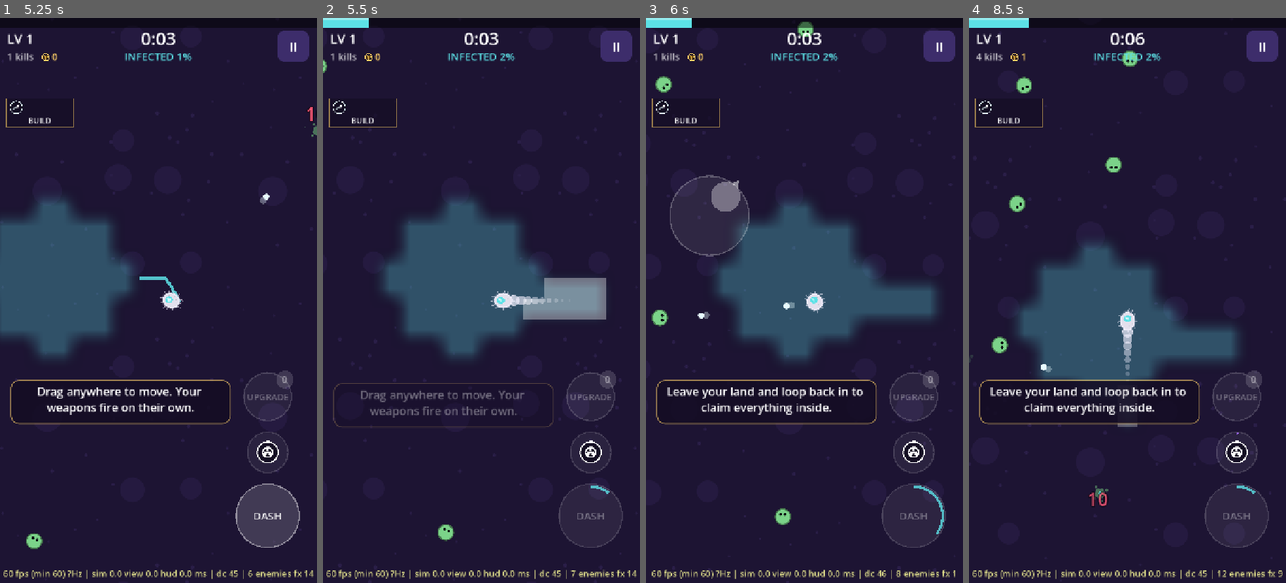
Above: before the commit, frames 1-4 (left to right).
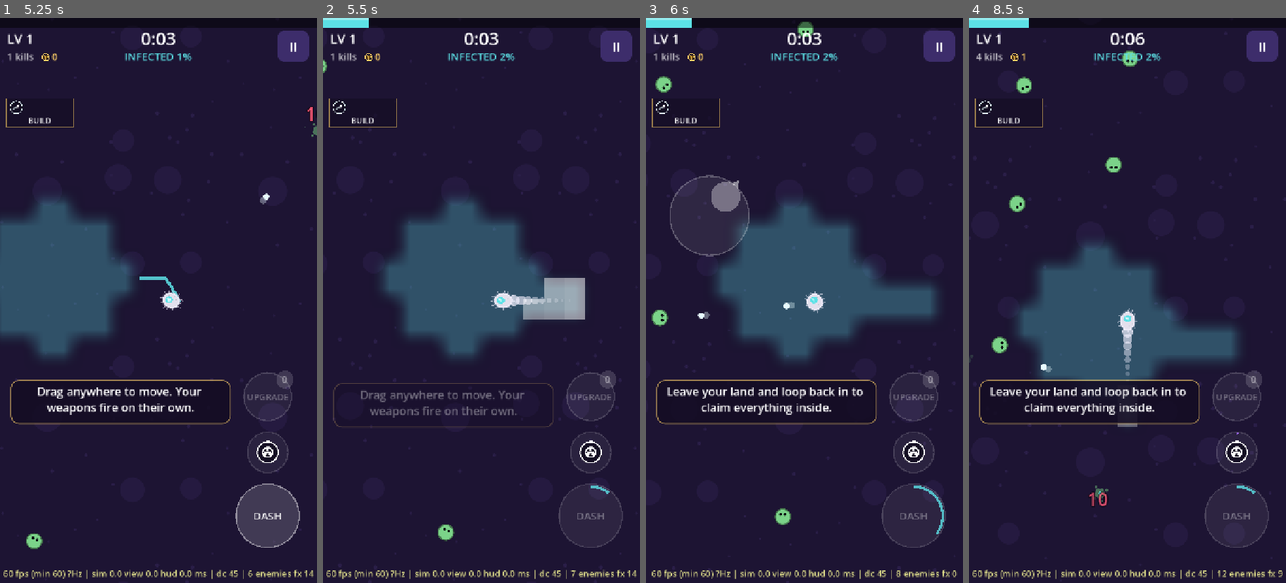
Above: after the commit, the same moments.

Repository: yousufkamran222-code/survivor-lite
Game: Godot game, scene res://scenes/main.tscn
The game is run twice, just before and just after one commit, with the same random seed, the same clock (stepped at 60 frames per second) and the same inputs.
Inputs (mouse positions are in pixels of both pictures, inside the frame that each line leads up to):
- Up to frame 1 (5.25 s): click "PLAY" at 0.5 s; tap Enter at 1.25 s; move the mouse to (228, 272) at 1.27 s; hold D 1.28-2 s; tap 1 at 1.35 s; click (228, 272) at 1.42 s; tap Space at 1.52 s; drag from (95, 328) to (142, 413) at 2.02 s; move the mouse to (190, 176) at 2.77 s; hold D 2.78-3.5 s; tap B at 2.85 s; drag from (158, 294) to (63, 215) at 3.52 s; click "RESUME" at 4.25 s; move the mouse to (253, 385) at 5.02 s; hold A from 5.03 s (still down); tap Tab at 5.1 s
- Up to frame 2 (5.5 s): keep holding A; tap Space at 5.27 s
- Up to frame 3 (6 s): release A at 5.75 s; drag from (709, 215) to (756, 159) at 5.77 s
- Up to frame 4 (8.5 s): move the mouse to (1143, 300) at 6.52 s; hold S 6.53-7.25 s; tap 4 at 6.6 s; click (1143, 300) at 6.67 s; drag from (1079, 159) to (1064, 328) at 7.27 s; move the mouse to (1197, 272) at 8.02 s; hold W from 8.03 s (still down); tap 3 at 8.1 s; tap Space at 8.27 s

Frame 1 is identical in both runs. In frame 2, 1.2% of the frame differs, in the area x 69-90%, y 46-54%; in frame 3, less than 0.1%; in frame 4, less than 0.1%.

Commit message:
Feel round 3: results highlights + gold fly-in, animated Infection claim fill
- Results: HIGHLIGHTS card with damage share per source as growing bars
  (weapons incl. evolved names/colours, allies, towers, dash, land, bombs,
  plague) and chips for biggest hit, best streak and most-killed germ.
  World tags damage by source (_src, damage_by, biggest_hit/src) using
  effective damage (no overkill).
- Gold fly-in: on collect, coins fly along curves into a wallet pill,
  ticking it up with a climbing chime, then continue.
- Infection: claimed land floods outward from where the loop closed (each
  tile flashes as the wave reaches it); view only, World claims instantly.
- Stats/presentation only: sims byte-identical in all 4 modes. 164 tests.

Co-Authored-By: Claude Opus 5.5 <noreply@anthropic.com>
Claude-Session: https://claude.ai/code/session_01Gsp3Vofy7NFve13ayFdCLg

Diff:
--- a/data/balance.json
+++ b/data/balance.json
@@ -289,6 +289,10 @@
     "evolution_seq_s": 1.9,
     "evolution_burst_s": 0.75,
     "evolution_zoom": 0.35,
+    "claim_fill_speed": 1600,
+    "claim_fill_max_s": 0.7,
+    "gold_fly_gap_s": 0.05,
+    "gold_fly_s": 0.45,
     "multikill_min": 6,
     "multikill_shake": 0.6,
     "multikill_shake_max": 7,
--- a/scripts/core/world.gd
+++ b/scripts/core/world.gd
@@ -201,7 +201,11 @@
 var _ally_tick := 0.0
 var damage_dealt := 0.0  # all damage to hostiles this run (sim / tuning stat)
 var ally_damage := 0.0  # the part of it dealt by Swarm allies
-var _src_ally := false  # set while an ally is the one dealing damage
+var _src := "other"  # who is dealing damage right now (set per system; see damage_by)
+const BULLET_SRC := ["bolt", "allies", "towers"]  # b_ally value -> damage source
+var damage_by := {}  # source -> effective damage this run (bolt/orbit/nova/chain/allies/towers/dash/land/bomb/outbreak/other)
+var biggest_hit := 0.0
+var biggest_src := ""
 var _max_er := 72.0
 
 # --- Nucleus mode (tower defence; off unless balance.defense.enabled) ---
@@ -292,7 +296,9 @@
 	if p_down > 0.0:
 		_update_down(dt)
 	else:
+		_src = "dash"  # Lunge and the Afterimage decoy hit from here
 		_update_player(dt, move)
+		_src = "other"
 	if order_cd > 0.0:
 		order_cd = maxf(order_cd - dt, 0.0)
 	if streak > 0:
@@ -306,7 +312,9 @@
 			outbreak_t = 0.0
 			_emit({"type": "outbreak_end"})
 	if terr != null:
+		_src = "land"
 		_update_territory(dt)
+		_src = "other"
 	if def_on:
 		_update_pads(dt)
 		_update_waves(dt)
@@ -318,13 +326,18 @@
 	_update_enemies(dt)
 	if ally_count > 0:
 		_update_ally_combat(dt)
+	_src = "outbreak"
 	_update_plague(dt)
+	_src = "other"
 	if p_down <= 0.0:
 		_update_weapons(dt)
+		_src = "other"
 	else:
 		orbit_points.clear()
 	if def_on:
+		_src = "towers"
 		_update_towers(dt)
+		_src = "other"
 	_update_bullets(dt)
 	_update_enemy_shots(dt)
 	_process_dead()
@@ -335,7 +348,9 @@
 		_update_core(dt)
 	if p_down <= 0.0:
 		_update_gems(dt)
+		_src = "bomb"
 		_update_pickups()
+		_src = "other"
 	if pending_levelups > 0 and state == "playing" and not _banking():
 		_open_levelup()
 
@@ -460,7 +475,9 @@
 		if enemy_defs[e_type[i]].behavior == "boss":
 			e_knock[i] += (e_pos[i] - p_pos).normalized() * 400.0
 		else:
+			_src = "revive"  # not shown in the results' damage breakdown
 			_damage(i, 1.0e6, Vector2.ZERO, false)
+			_src = "other"
 	s_pos.clear(); s_vel.clear(); s_life.clear(); s_dmg.clear()
 	_process_dead()
 	_emit({"type": "nova", "pos": p_pos, "radius": r})
@@ -909,10 +926,15 @@
 		amount *= 1.0 + float(stats.get("hive", 0.0)) * ally_count
 	if outbreak_t > 0.0:
 		amount *= float(bal.outbreak.damage_mult)
+	var eff := minf(amount, e_hp[i])  # effective damage (no overkill)
 	e_hp[i] -= amount
-	damage_dealt += amount
-	if _src_ally:
-		ally_damage += amount
+	damage_dealt += eff
+	damage_by[_src] = float(damage_by.get(_src, 0.0)) + eff
+	if amount > biggest_hit and amount < 1.0e5:  # 1e6 = instant kills (bomb, revive)
+		biggest_hit = amount
+		biggest_src = _src
+	if _src == "allies":
+		ally_damage += eff
 	if flash:
 		e_flash[i] = float(bal.juice.flash_s)
 	var resist := float(d.get("knock_resist", 0.0))
@@ -958,6 +980,7 @@
 	dt *= _frenzy_speed()  # Outbreak: weapons recharge (and orbit) faster
 	for id in wstats:
 		var w: Dictionary = wstats[id]
+		_src = id
 		match id:
 			"bolt":
 				cooldowns[id] -= dt
@@ -1114,9 +1137,9 @@
 				if e_hp[j] <= 0.0 or hits.has(e_uid[j]):
 					continue
 				hits[e_uid[j]] = true
-				_src_ally = b_ally[i] == 1
+				_src = BULLET_SRC[b_ally[i]]
 				_damage(j, b_dmg[i], b_vel[i].normalized() * b_knock[i])
-				_src_ally = false
+				_src = "other"
 				if b_pierce[i] <= 0:
 					gone = true
 					break
@@ -1811,9 +1834,9 @@
 		var j: int = hits[0]
 		var mine: Dictionary = enemy_defs[e_type[i]]
 		var theirs: Dictionary = enemy_defs[e_type[j]]
-		_src_ally = true
+		_src = "allies"
 		_damage(j, float(mine.damage) * power * tick, (e_pos[j] - e_pos[i]).normalized() * knock, false)
-		_src_ally = false
+		_src = "other"
 		var taken := float(theirs.damage) * hostile_mult * tick
 		if e_elite[j] == 1:
 			taken *= float(data.waves.elites.damage_mult)
@@ -2236,6 +2259,8 @@
 	var frac := float(pl.volatile_frac) + float(pl.volatile_frac_per_level) * lv
 	var radius := float(pl.volatile_radius) + float(pl.volatile_radius_per_level) * lv
 	var max_gen := int(pl.volatile_chain)
+	var prev := _src
+	_src = "dash"
 	for b in bursts:
 		var pos: Vector2 = b[0]
 		var dmg := float(b[1]) * frac
@@ -2247,6 +2272,7 @@
 			_damage(i, dmg, (e_pos[i] - pos).normalized() * 160.0, false)
 			if e_hp[i] <= 0.0 and gen < max_gen:
 				_volatile[e_uid[i]] = gen + 1
+	_src = prev
 	_process_dead()
 
 
--- a/scripts/game/main.gd
+++ b/scripts/game/main.gd
@@ -42,6 +42,9 @@
 var _touch_index := -1
 var _evo_moments: Array = []  # evolutions from the open chest, celebrated on close
 var _evo_seq: Dictionary = {}  # the evolution sequence playing now (empty = none)
+var _results_wallet: Control  # results: wallet pill the gold flies into
+var _results_gold_icon: Control
+var _collecting := false
 var _pickup_chain := 0  # gems collected in quick succession (pitch ladder)
 var _pickup_ms := 0
 var _life_best_streak := 0  # lifetime best at run start (for the NEW BEST STREAK call-out)
@@ -1190,7 +1193,7 @@
 	grid.columns = 2
 	grid.add_theme_constant_override("h_separation", 20)
 	grid.add_theme_constant_override("v_separation", 6)
-	var rows := [["Time", UiKit.fmt_time(world.time)], ["Level", str(world.level)], ["Kills", str(world.kills)], ["Best streak", "x%d" % world.best_streak]]
+	var rows := [["Time", UiKit.fmt_time(world.time)], ["Level", str(world.level)], ["Kills", str(world.kills)]]
 	if world.terr != null:
 		rows.append(["Dish infected", "%d%%" % roundi(world.terr.infected_fraction() * 100.0)])
 	if world.conv_on:
@@ -1213,6 +1216,7 @@
 		grid.add_child(v)
 	card.add_child(grid)
 	col.add_child(card)
+	col.add_child(_highlights_card(animate))
 	# Score (counts up), NEW BEST stamp.
 	var score_row := HBoxContainer.new()
 	score_row.alignment = BoxContainer.ALIGNMENT_CENTER
@@ -1256,10 +1260,23 @@
 	var gold_row := HBoxContainer.new()
 	gold_row.alignment = BoxContainer.ALIGNMENT_CENTER
 	gold_row.add_theme_constant_override("separation", 10)
-	gold_row.add_child(UpgradeIcon.make("gold", pal.gem_large, 52))
+	var gold_icon := UpgradeIcon.make("gold", pal.gem_large, 52)
+	gold_row.add_child(gold_icon)
 	var gold := UiKit.label("", 52, pal.gem_large)
 	gold.autowrap_mode = TextServer.AUTOWRAP_OFF
 	gold_row.add_child(gold)
+	_results_gold_icon = gold_icon
+	# Wallet (top-right): the run's gold flies into it on collect.
+	if is_instance_valid(_results_wallet):
+		_results_wallet.queue_free()
+	var wallet := _gold_pill()
+	wallet.set_anchors_preset(Control.PRESET_TOP_RIGHT)
+	wallet.grow_horizontal = Control.GROW_DIRECTION_BEGIN
+	wallet.offset_left = -28.0
+	wallet.offset_right = -28.0
+	wallet.offset_top = 30.0
+	_results[0].add_child(wallet)
+	_results_wallet = wallet
 	col.add_child(gold_row)
 	if animate or gold_from > 0:
 		UiKit.count_up(gold, gold_from, _results_gold, 0.9, "+%d gold", t + (0.6 if animate else 0.0), 1.3)
@@ -1289,6 +1306,14 @@
 
 
 func _collect(again: bool) -> void:
+	if _collecting:
+		return
+	if _results_gold > 0 and is_instance_valid(_results_wallet) and is_instance_valid(_results_gold_icon):
+		_collecting = true
+		await _gold_fly_in(_results_gold)
+		_collecting = false
+	if is_instance_valid(_results_wallet):
+		_results_wallet.queue_free()
 	Save.profile.add_gold(_results_gold, Save.now())
 	_results_gold = 0
 	Save.write()
@@ -1299,6 +1324,148 @@
 		Ads.show_interstitial("between_runs", next)
 	else:
 		next.call()
+
+
+## Collect: coins fly one by one from the run's gold into the wallet pill,
+## each landing ticks the wallet up with a climbing chime and a punch.
+func _gold_fly_in(amount: int) -> void:
+	var root: Control = _results[0]
+	var from := _results_gold_icon.get_global_rect().get_center() - root.get_global_rect().position
+	var wl: Label = _results_wallet.find_children("*", "Label", true, false)[0]
+	var to := _results_wallet.get_global_rect().get_center() - root.get_global_rect().position + Vector2(-50, 0)
+	var start := Save.gold
+	var n := clampi(amount / 4, 6, 18)
+	var gap := float(bal.juice.get("gold_fly_gap_s", 0.05))
+	var fly := float(bal.juice.get("gold_fly_s", 0.45))
+	_results_wallet.pivot_offset = _results_wallet.size / 2.0
+	for k in n:
+		var coin := UpgradeIcon.make("gold", pal.ui_accent, 34)
+		coin.position = from - Vector2(17, 17) + Vector2(randf_range(-30, 30), randf_range(-12, 12))
+		root.add_child(coin)
+		var mid := (coin.position + to) / 2.0 + Vector2(randf_range(-120, 120), -160.0)
+		var p0 := coin.position
+		var p2 := to - Vector2(17, 17)
+		var tw := coin.create_tween()
+		tw.tween_interval(gap * k)
+		tw.tween_method(func(q: float) -> void:  # curved flight (quadratic Bezier)
+			coin.position = p0.lerp(mid, q).lerp(mid.lerp(p2, q), q), 0.0, 1.0, fly).set_trans(Tween.TRANS_SINE).set_ease(Tween.EASE_IN)
+		var share := start + int(round(float(amount) * (k + 1) / n))
+		var last := k == n - 1
+		tw.tween_callback(func() -> void:
+			wl.text = str(share)
+			Sfx.play("pickup", 0.0, 1.0 + 0.05 * k)
+			_results_wallet.scale = Vector2(1.15, 1.15)
+			_results_wallet.create_tween().tween_property(_results_wallet, "scale", Vector2.ONE, 0.12)
+			if last:
+				Sfx.play("upgrade", 0.0, 1.1)
+				Sfx.vibrate(30)
+			coin.queue_free())
+	await get_tree().create_timer(gap * n + fly + 0.35).timeout
+
+
+## Results highlights: damage share per weapon/source as animated bars, plus
+## chips for the biggest hit, the best streak and the most-killed germ.
+const DMG_LABELS := {"allies": ["Swarm allies", "mode_swarm"], "towers": ["Towers", "mode_nucleus"], "dash": ["Dash", "lunge"],
+	"land": ["Infected land", "mode_infection"], "bomb": ["Bombs", "volatile"], "outbreak": ["Plague", "outbreak"]}
+
+
+func _dmg_label(src: String) -> Array:
+	if world.upgrade_defs.has(src):
+		var nm: String = world.upgrade_defs[src].name
+		if world.evolved.has(src) and _evo_by_weapon.has(src):
+			nm = _evo_by_weapon[src].name
+		return [nm, src, world.evolved.has(src)]
+	var l: Array = DMG_LABELS.get(src, [src.capitalize(), "outbreak"])
+	return [l[0], l[1], false]
+
+
+func _highlights_card(animate: bool) -> Control:
+	var card := UiKit.panel(Color("#2a1f4a"), Color(pal.ui_accent, 0.25), 22, 16)
+	var v := VBoxContainer.new()
+	v.add_theme_constant_override("separation", 8)
+	card.add_child(v)
+	var head := UiKit.label("HIGHLIGHTS", 22, pal.ui_accent)
+	head.horizontal_alignment = HORIZONTAL_ALIGNMENT_LEFT
+	v.add_child(head)
+	var rows := []
+	var total := 0.0
+	for src in world.damage_by:
+		if src in ["revive", "other"]:
+			continue
+		total += float(world.damage_by[src])
+		rows.append([src, float(world.damage_by[src])])
+	rows.sort_custom(func(a: Array, b: Array) -> bool: return a[1] > b[1])
+	var k := 0
+	for r in rows:
+		var share: float = r[1] / maxf(total, 1.0)
+		if share < 0.01 or k >= 5:
+			continue
+		var lab := _dmg_label(r[0])
+		var row := HBoxContainer.new()
+		row.add_theme_constant_override("separation", 10)
+		row.add_child(UpgradeIcon.make(lab[1], IconArt.color_for(world.upgrade_defs.get(r[0], {"id": r[0]})), 34, lab[2]))
+		var nm := UiKit.label(lab[0], 20, pal.text)
+		nm.autowrap_mode = TextServer.AUTOWRAP_OFF
+		nm.horizontal_alignment = HORIZONTAL_ALIGNMENT_LEFT
+		nm.custom_minimum_size = Vector2(190, 0)
+		nm.clip_text = true
+		row.add_child(nm)
+		var bar := Control.new()
+		bar.size_flags_horizontal = Control.SIZE_EXPAND_FILL
+		bar.custom_minimum_size = Vector2(0, 16)
+		bar.size_flags_vertical = Control.SIZE_SHRINK_CENTER
+		var bg := ColorRect.new()
+		bg.color = Color(0, 0, 0, 0.35)
+		bg.set_anchors_preset(Control.PRESET_FULL_RECT)
+		bar.add_child(bg)
+		var fill := ColorRect.new()
+		fill.color = _wcolor_ui(r[0])
+		fill.anchor_bottom = 1.0
+		fill.anchor_right = 0.0 if animate else share
+		bar.add_child(fill)
+		row.add_child(bar)
+		var pct := UiKit.label("%d%%" % roundi(share * 100.0), 20, pal.text)
+		pct.autowrap_mode = TextServer.AUTOWRAP_OFF
+		pct.custom_minimum_size = Vector2(56, 0)
+		pct.horizontal_alignment = HORIZONTAL_ALIGNMENT_RIGHT
+		row.add_child(pct)
+		v.add_child(row)
+		if animate:
+			var tw := fill.create_tween()
+			tw.tween_interval(0.3 + 0.12 * k)
+			tw.tween_property(fill, "anchor_right", share, 0.5).set_trans(Tween.TRANS_CUBIC).set_ease(Tween.EASE_OUT)
+		k += 1
+	var chips := HFlowContainer.new()
+	chips.add_theme_constant_override("h_separation", 8)
+	chips.add_theme_constant_override("v_separation", 8)
+	if world.biggest_hit > 0.0:
+		chips.add_child(UiKit.chip("Biggest hit %d  (%s)" % [roundi(world.biggest_hit), _dmg_label(world.biggest_src)[0]], Color("#ff5a7a"), Color(0.1, 0.05, 0.1), 18))
+	if world.best_streak > 0:
+		chips.add_child(UiKit.chip("Best streak x%d" % world.best_streak, Color("#5ce1e6"), Color(0.05, 0.08, 0.12), 18))
+	var top := ""
+	var top_n := 0
+	for e in world.kills_by_type:
+		if int(world.kills_by_type[e]) > top_n:
+			top_n = int(world.kills_by_type[e])
+			top = e
+	if top != "":
+		var ename := top
+		for e in data.enemies:
+			if e.id == top:
+				ename = e.name
+		chips.add_child(UiKit.chip("Most killed: %s x%d" % [ename, top_n], Color("#7bd389"), Color(0.05, 0.1, 0.06), 18))
+	v.add_child(chips)
+	if animate:
+		UiKit.fade_in(chips, 0.9)
+	return card
+
+
+func _wcolor_ui(src: String) -> Color:
+	if world.upgrade_defs.has(src):
+		if world.evolved.has(src) and _evo_by_weapon.has(src):
+			return GameData.color(_evo_by_weapon[src].get("color", "#ffd166"))
+		return IconArt.color_for(world.upgrade_defs[src])
+	return {"allies": pal.player_nucleus, "towers": pal.core, "dash": IconArt.COLORS.dash, "land": pal.player_nucleus, "bomb": pal.enemy_shot, "outbreak": pal.outbreak}.get(src, Color.WHITE)
 
 
 # ------------------------------------------------------------------ pause
--- a/scripts/game/world_view.gd
+++ b/scripts/game/world_view.gd
@@ -47,6 +47,12 @@
 var _terr_img: Image
 var _terr_tex: ImageTexture
 var _land_color := Color(0.36, 0.88, 0.9, 0.3)
+# Animated claim fill (Infection): newly claimed tiles appear in a wave that
+# spreads from where the loop closed (juice.claim_fill_speed px/s, capped at
+# claim_fill_max_s), each flashing white as the wave reaches it.
+var _claim_pending := {}  # tile -> view time it appears
+var _claim_wave: Array = []  # [tile, age] of tiles that just appeared (flash)
+var _view_t := 0.0
 var _blob_scale := 1.0
 var _core_flash := 0.0
 var digits: DigitAtlas  # set by Main; baked digits for damage numbers
@@ -136,6 +142,8 @@
 	world = w
 	_seq_zoom = 0.0
 	_seq_glow = 0.0
+	_claim_pending.clear()
+	_claim_wave.clear()
 	_terr_tex = null
 	if w.terr != null:
 		# One pixel per tile; linear filtering softens edges into a "culture".
@@ -233,7 +241,15 @@
 						add_shake(float(juice.shake_bomb))
 						_add_fx({"kind": "ring", "pos": world.p_pos, "r": float(bal.pickups.bomb_radius), "life": 0.5, "color": pal.enemy_shot}, max_fx + 4)
 			"claim":
-				_add_fx({"kind": "claim", "cells": ev.cells, "life": 0.5}, max_fx + 4)
+				var t := world.terr
+				var speed := maxf(float(juice.get("claim_fill_speed", 1600.0)), 1.0)
+				var cap := float(juice.get("claim_fill_max_s", 0.7))
+				var far := 1.0
+				for i: int in ev.cells:
+					far = maxf(far, t.center_of(i).distance_to(world.p_pos))
+				var k_scale := minf(1.0, cap * speed / far)  # big loops: same wave, a bit faster
+				for i: int in ev.cells:
+					_claim_pending[i] = _view_t + t.center_of(i).distance_to(world.p_pos) * k_scale / speed
 				add_shake(minf(3.0 + ev.tiles * 0.05, 12.0))
 			"level_gained":
 				_add_fx({"kind": "ring", "pos": world.p_pos, "r": 70.0, "life": 0.35, "color": pal.ui_accent}, max_fx + 4)
@@ -405,6 +421,17 @@
 	add_shake(8.0)
 
 
+## The claim wave's front: each tile flashes white for a moment as it appears.
+func _draw_claim_wave(ci: CanvasItem) -> void:
+	if _claim_wave.is_empty() or world.terr == null:
+		return
+	var t := world.terr
+	var half := Vector2.ONE * t.cell * 0.5
+	for w in _claim_wave:
+		var k: float = w[1] / 0.3
+		ci.draw_rect(Rect2(t.center_of(w[0]) - half, half * 2.0), Color(1, 1, 1, 0.55 * (1.0 - k)))
+
+
 ## Short zoom-in for a big moment (decays at juice.cam_punch_decay per s).
 func add_zoom_punch(amount: float) -> void:
 	_zoom_punch = maxf(_zoom_punch, amount * float(juice.get("cam_punch_mult", 1.0)))
@@ -452,6 +479,14 @@
 			f.pos += f.vel * delta
 		i += 1
 	_hurt_t = maxf(0.0, _hurt_t - delta)
+	_view_t += delta
+	var wi := 0
+	while wi < _claim_wave.size():
+		_claim_wave[wi][1] += delta
+		if _claim_wave[wi][1] >= 0.3:
+			_claim_wave.remove_at(wi)
+		else:
+			wi += 1
 	_nova_flash = maxf(0.0, _nova_flash - delta * 4.0)
 	_chain_flash = maxf(0.0, _chain_flash - delta * 8.0)
 	_spark_t -= delta
@@ -522,10 +557,27 @@
 
 func _draw_territory() -> void:
 	var t := world.terr
+	var changed := false
 	if not t.dirty.is_empty():
 		for i in t.dirty:
-			_terr_img.set_pixel(i % t.n, i / t.n, _land_color if t.tiles[i] == Territory.OWNED else Color(0, 0, 0, 0))
+			var owned := t.tiles[i] == Territory.OWNED
+			if owned and _claim_pending.has(i):
+				continue  # shown when the claim wave reaches it
+			_claim_pending.erase(i)
+			_terr_img.set_pixel(i % t.n, i / t.n, _land_color if owned else Color(0, 0, 0, 0))
 		t.dirty.clear()
+		changed = true
+	if not _claim_pending.is_empty():
+		for i: int in _claim_pending.keys():
+			if _claim_pending[i] > _view_t:
+				continue
+			_claim_pending.erase(i)
+			if t.tiles[i] == Territory.OWNED:
+				_terr_img.set_pixel(i % t.n, i / t.n, _land_color)
+				if _claim_wave.size() < 400:
+					_claim_wave.append([i, 0.0])
+				changed = true
+	if changed:
 		_terr_tex.update(_terr_img)
 	draw_texture_rect(_terr_tex, Rect2(t.origin, Vector2.ONE * t.cell * t.n), false)
 	_draw_rim(t.radius)
@@ -744,6 +796,7 @@
 		if orbit_evo:
 			ci.draw_circle(p, world.orbit_size * 0.45, Color(1, 1, 1, 0.85))
 	_draw_player(ci)
+	_draw_claim_wave(ci)
 	for f in fx:
 		var k: float = f.t / f.life
 		match f.kind:
@@ -769,12 +822,6 @@
 						ci.draw_polyline(seg, Color(1, 1, 1, 1.0 - k), 2.0)
 					else:
 						ci.draw_polyline(seg, Color(c, 1.0 - k), 4.0)
-			"claim":
-				if world.terr != null:
-					var t := world.terr
-					var c := Color(1, 1, 1, 0.45 * (1.0 - k))
-					for i: int in f.cells:
-						ci.draw_rect(Rect2(t.center_of(i) - Vector2.ONE * t.cell * 0.5, Vector2.ONE * t.cell), c)
 			"num":
 				if digits == null or not digits.baked:
 					var pos: Vector2 = f.pos + Vector2(0, -40.0 * k)
--- a/tests/test_world.gd
+++ b/tests/test_world.gd
@@ -375,3 +375,36 @@
 			from = ev.from
 	check(from != Vector2.INF, "hurt carries a source")
 	check(from.x > w.p_pos.x, "from the germ's side")
+
+
+func test_damage_is_tracked_by_source_without_overkill() -> void:
+	var w := World.new(GameData.apply_mode(data(), "classic"), 2)
+	w.emit_events = false
+	w._add_enemy("grunt", w.p_pos + Vector2(300, 0))
+	var hp := w.e_hp[0]
+	w._src = "bolt"
+	w._damage(0, hp * 0.5, Vector2.ZERO, false)
+	w._src = "nova"
+	w._damage(0, 1.0e6, Vector2.ZERO, false)
+	w._src = "other"
+	check_near(float(w.damage_by.bolt), hp * 0.5, 0.01)
+	check_near(float(w.damage_by.nova), hp * 0.5, 0.01, "only the HP that was left counts")
+	check_near(w.biggest_hit, hp * 0.5, 0.01, "instant kills don't count as the biggest hit")
+	check_eq(w.biggest_src, "bolt")
+
+
+func test_weapons_tag_their_damage() -> void:
+	var w := World.new(GameData.apply_mode(data(), "classic"), 4)
+	w.emit_events = false
+	w.bal.debug.invincible = true
+	w.owned["nova"] = 1
+	w._recompute_stats()
+	for f in int(20.0 * 60):
+		if w.state == "levelup":
+			w.close_levelup()
+		elif w.state == "chest":
+			w.close_chest()
+		w.step(1.0 / 60.0, Vector2(1, 0))
+	check(float(w.damage_by.get("bolt", 0.0)) > 0.0, "Pulse Bolt damage tracked")
+	check(float(w.damage_by.get("nova", 0.0)) > 0.0, "Fever Pulse damage tracked")
+	check(not w.damage_by.has("other") or float(w.damage_by.other) < 1.0, "nothing unlabelled")
Not shown, changed: docs/PIPELINE.md
Not shown, changed: docs/POLISH_PLAN.md
Not shown, changed: docs/SESSION_HANDOFF.md
